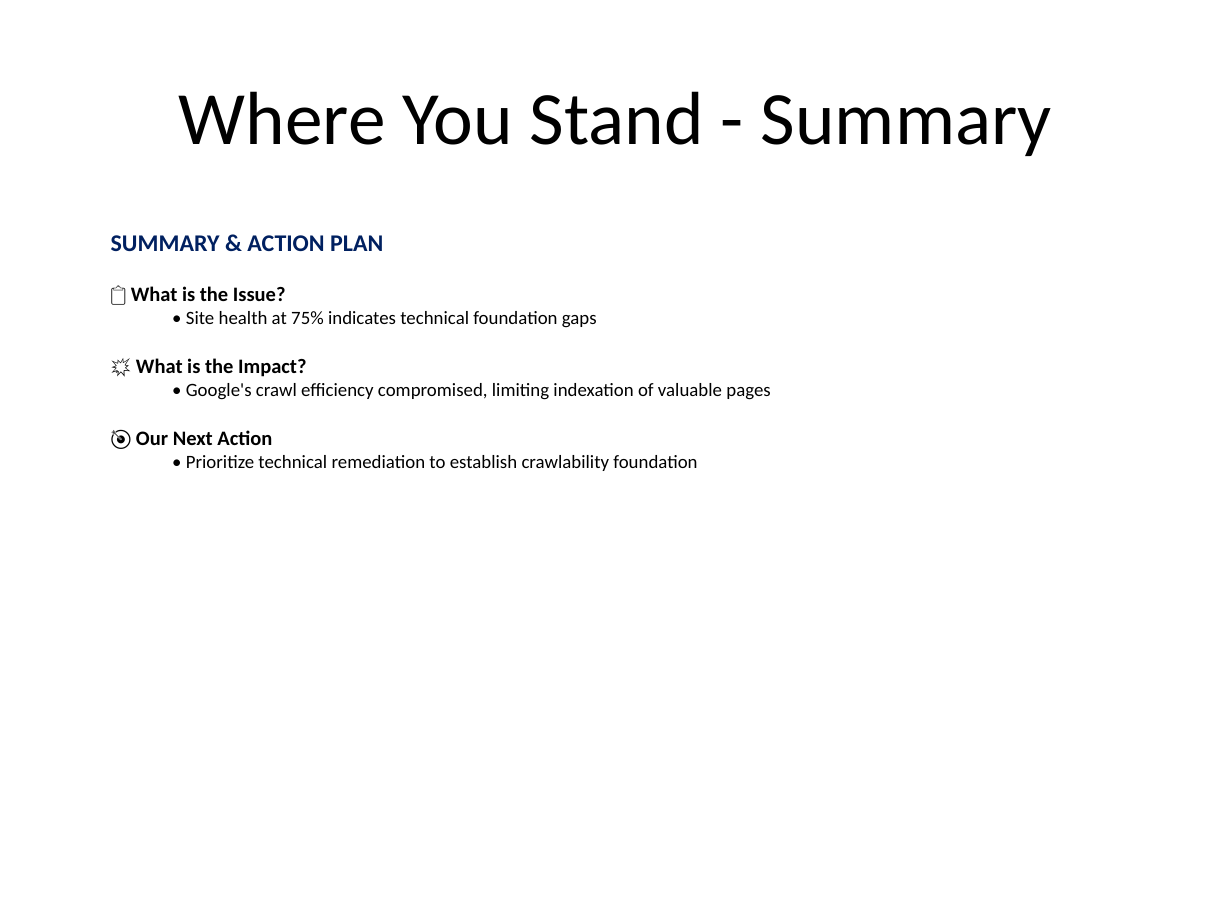
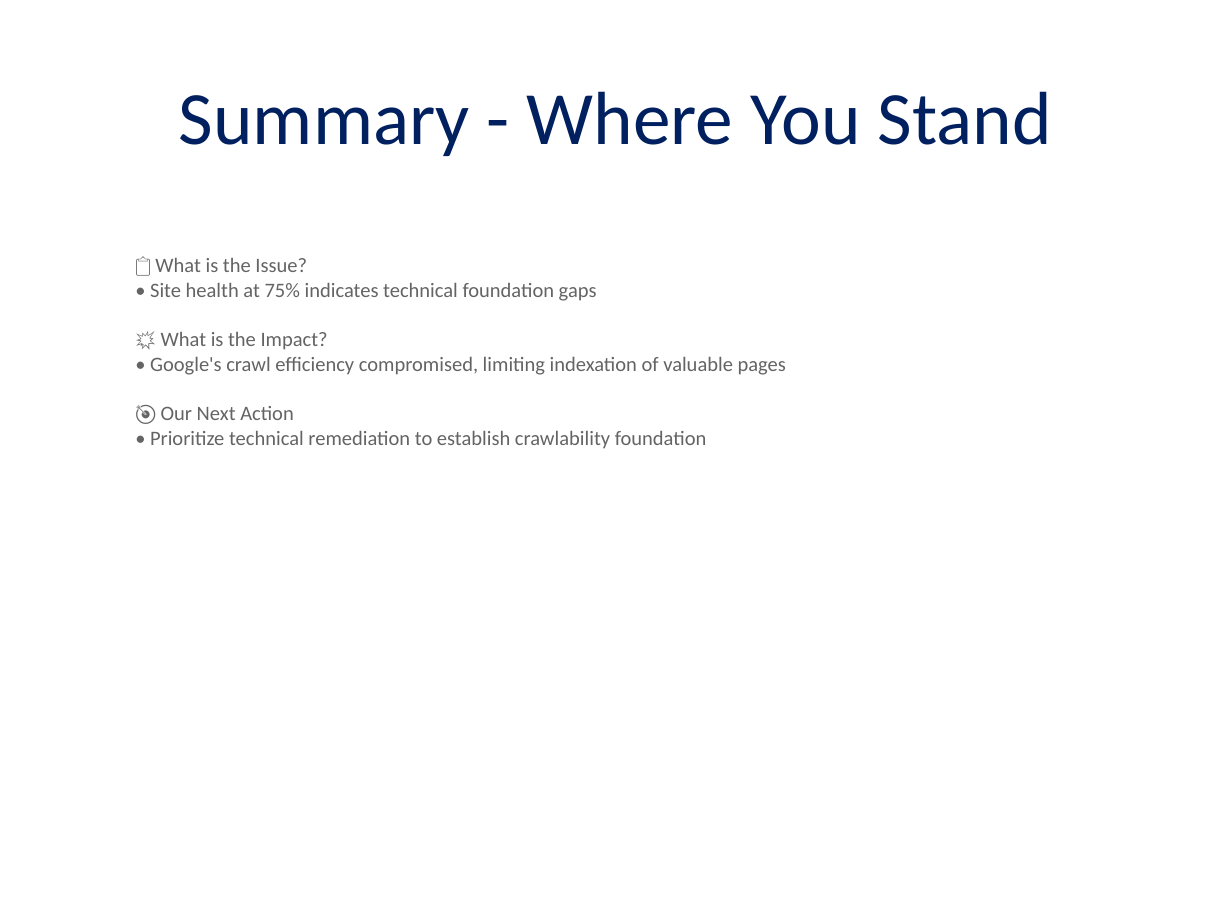
Before and after one commit to analytics-wq/seo-audit-automation, a slide deck: slide 11 of SEO_Strategy.pptx. Drawn at 1232x924 pixels with LibreOffice and Linux fonts; fonts in the diff are those of the drawing. Boxes give left, top, right and bottom in pixels: in the first picture for what was removed or moved away, otherwise in the second. Text is boxed around its words. In the diff, an @@ line names an element or a change of style, - is before the commit and + after.

```diff
--- a/SEO_Strategy.pptx
+++ b/SEO_Strategy.pptx
@@ title at box(179, 91, 1052, 156): text changed; text colour #000000 to #002060 @@
-Where You Stand - Summary
+Summary - Where You Stand
@@ text at box(150, 258, 786, 449): text changed; size 11 to 12 pt; text colour #000000 to #646464 @@
-SUMMARY & ACTION PLAN
-📋 What is the Issue?
-  • Site health at 75% indicates technical foundation gaps
-💥 What is the Impact?
-  • Google's crawl efficiency compromised, limiting indexation of valuable pages
-🎯 Our Next Action
-  • Prioritize technical remediation to establish crawlability foundation
+📋 What is the Issue?
+• Site health at 75% indicates technical foundation gaps
+💥 What is the Impact?
+• Google's crawl efficiency compromised, limiting indexation of valuable pages
+🎯 Our Next Action
+• Prioritize technical remediation to establish crawlability foundation
```
Also in this commit, not shown: 12 other slides changed, 13 slides added, 13 slides removed, 3 other files.
